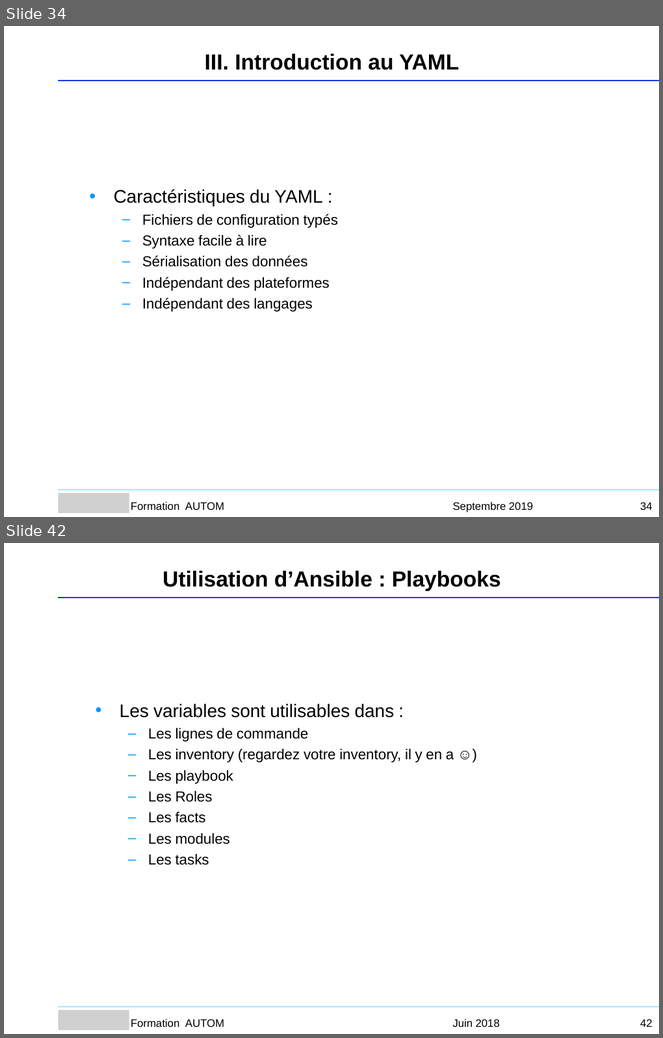
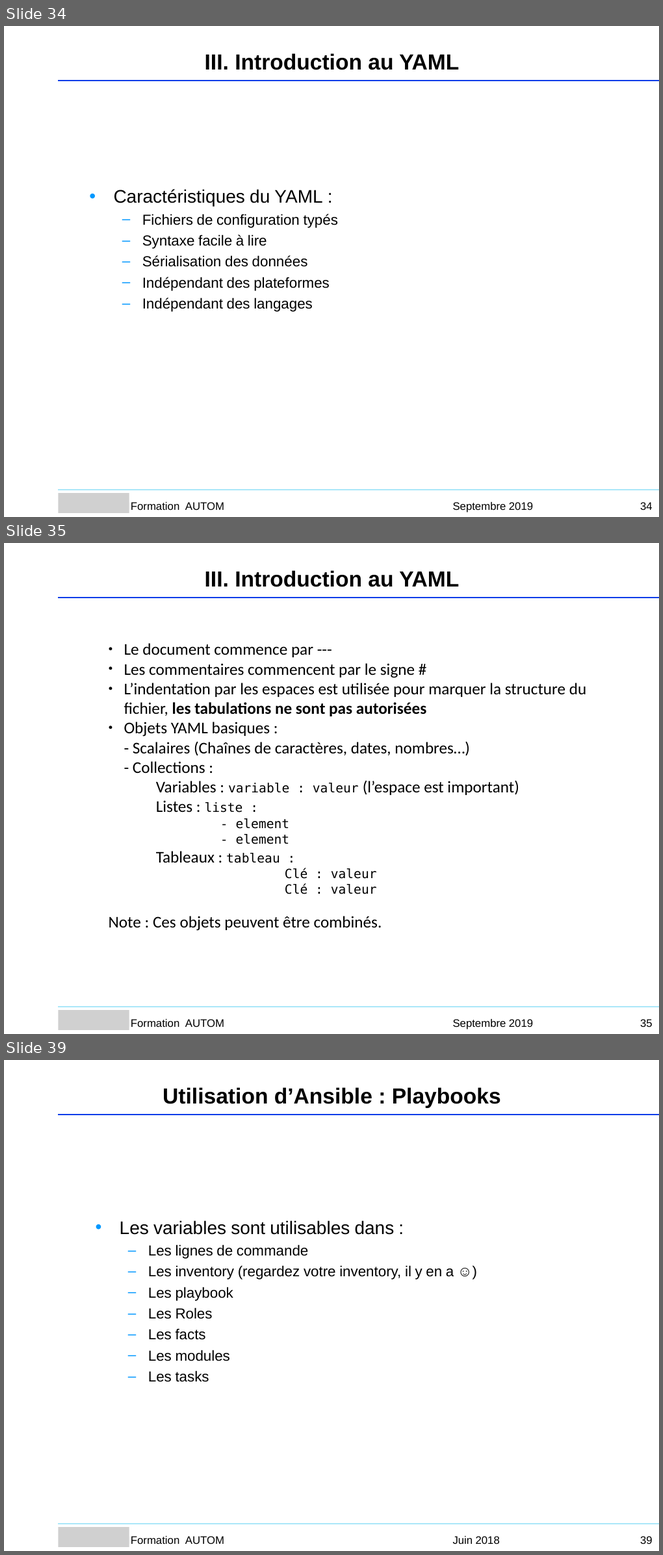
Before and after one commit to Sputnik93/cours_ansible, a slide deck: Ansible_support_cours_AGO.ppt. Shown one above the other, each under a label of ours: slides 34 and 42 before the commit, slides 34, 35 and 39 after it; the slides between them are not shown. The pictures are 663x1038 and 663x1555 pixels, drawn with LibreOffice and Linux fonts; fonts in the diff are those of the drawing; grey boxes stand for pictures; background and template pictures are left out. Boxes give left, top, right and bottom in pixels: in the first picture for what was removed or moved away, otherwise in the second. Text is boxed around its words. In the diff, an @@ line names an element or a change of style, - is before the commit and + after.

```diff
--- a/Ansible_support_cours_AGO.ppt
+++ b/Ansible_support_cours_AGO.ppt
@@ slide 35 added at box(4, 543, 659, 1034), background #FFFFFF @@
@@ text added at box(205, 570, 459, 587), 24 pt, text #000000, bold @@
+III. Introduction au YAML
@@ freeform shape added at box(59, 598, 659, 598), outline #053CE8 0.99 pt @@
@@ text added at box(109, 643, 586, 931), 18 pt, text #000000 @@
+● Le document commence par ---
+● Les commentaires commencent par le signe #
+● L’indentation par les espaces est utilisée pour marquer la structure du fichier, les tabulations ne sont pas autorisées
+● Objets YAML basiques :
+- Scalaires (Chaînes de caractères, dates, nombres…)
+- Collections :
+Variables : variable : valeur (l’espace est important)
+Listes : liste :
+- element
+- element
+Tableaux : tableau :
+Clé : valeur
+Clé : valeur
+Note : Ces objets peuvent être combinés.
@@ freeform shape added at box(59, 1007, 659, 1007), outline #AAE7F9 0.99 pt @@
@@ picture added at box(59, 1011, 130, 1031) @@
@@ text added at box(131, 1019, 224, 1027), 12 pt, text #000000 @@
+Formation AUTOM
@@ text added at box(453, 1019, 533, 1030), 12 pt, text #000000 @@
+Septembre 2019
@@ page number added at box(640, 1019, 653, 1027), 12 pt, text #000000 @@
+35
@@ what was slide 42 is now slide 39 @@
@@ page number at box(640, 1536, 653, 1544): text changed @@
-42
+39
```
Also in this commit, not shown: 1 slide changed, 2 other slides added, 6 slides removed, 1 other file.
